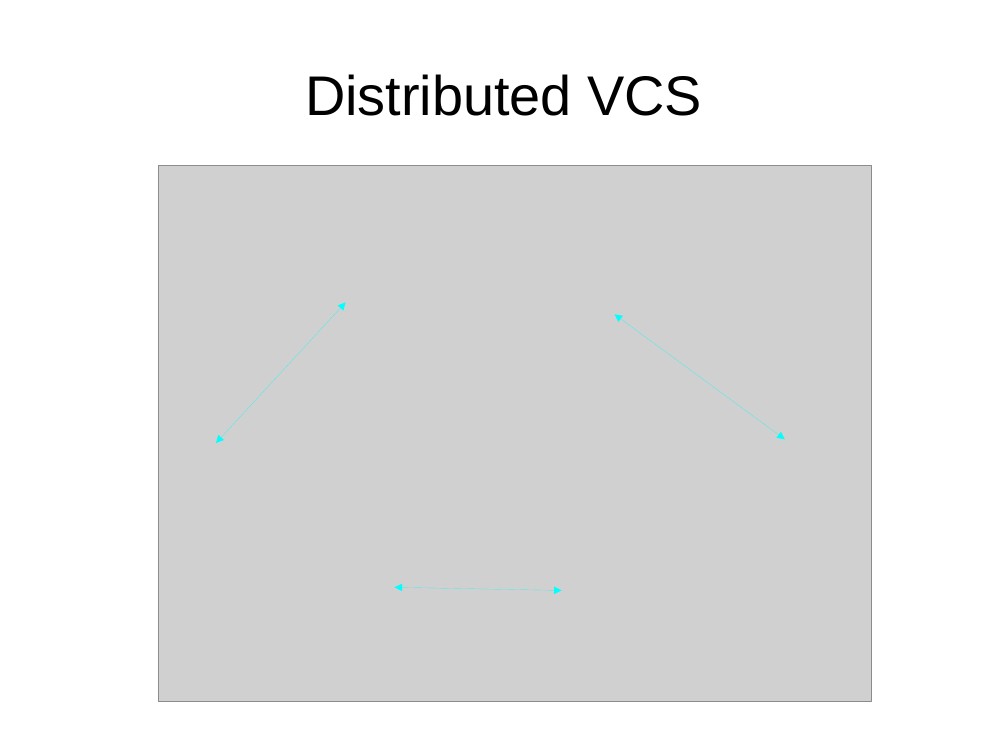
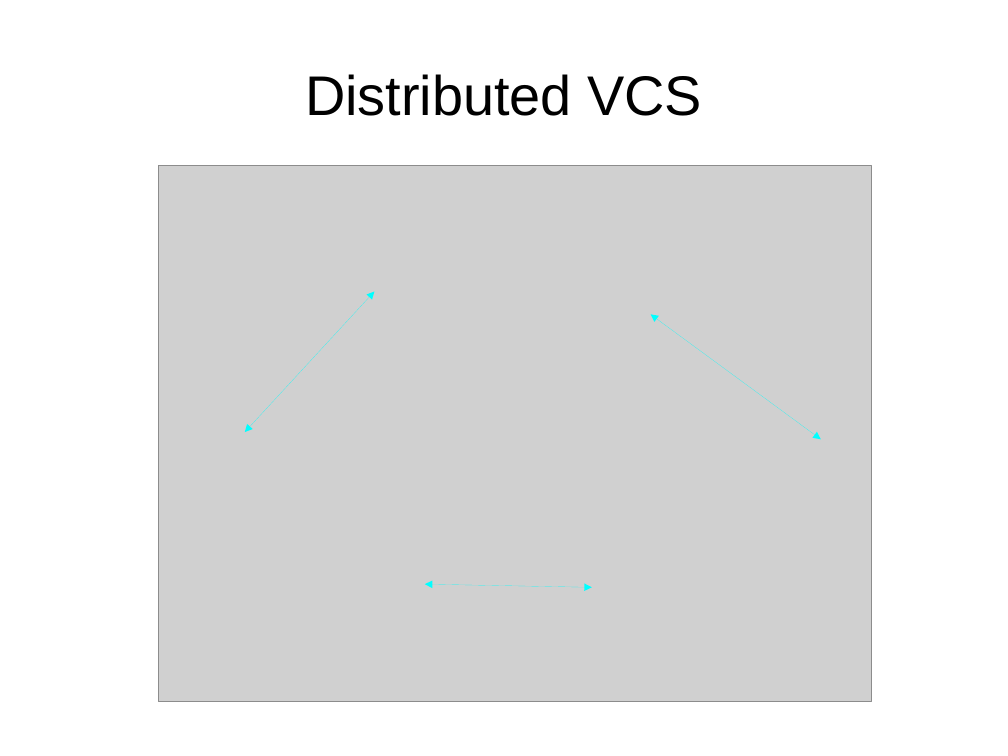
Before and after one commit to fosscell/gitworkshop, a slide deck: slide 4 of git.odp. Drawn at 1008x756 pixels with LibreOffice and Linux fonts; fonts in the diff are those of the drawing; grey boxes stand for pictures. Boxes give left, top, right and bottom in pixels: in the first picture for what was removed or moved away, otherwise in the second. Text is boxed around its words. In the diff, an @@ line names an element or a change of style, - is before the commit and + after.

```diff
--- a/git.odp
+++ b/git.odp
@@ double arrow moved from (346, 303) - (216, 443) to (374, 292) - (245, 432) @@
@@ double arrow moved from (615, 315) - (785, 439) to (650, 315) - (821, 439) @@
@@ double arrow moved from (394, 587) - (562, 591) to (425, 584) - (592, 587) @@
```
Also in this commit, not shown: 1 other slide changed, 2 slides added, 2 slides removed.
